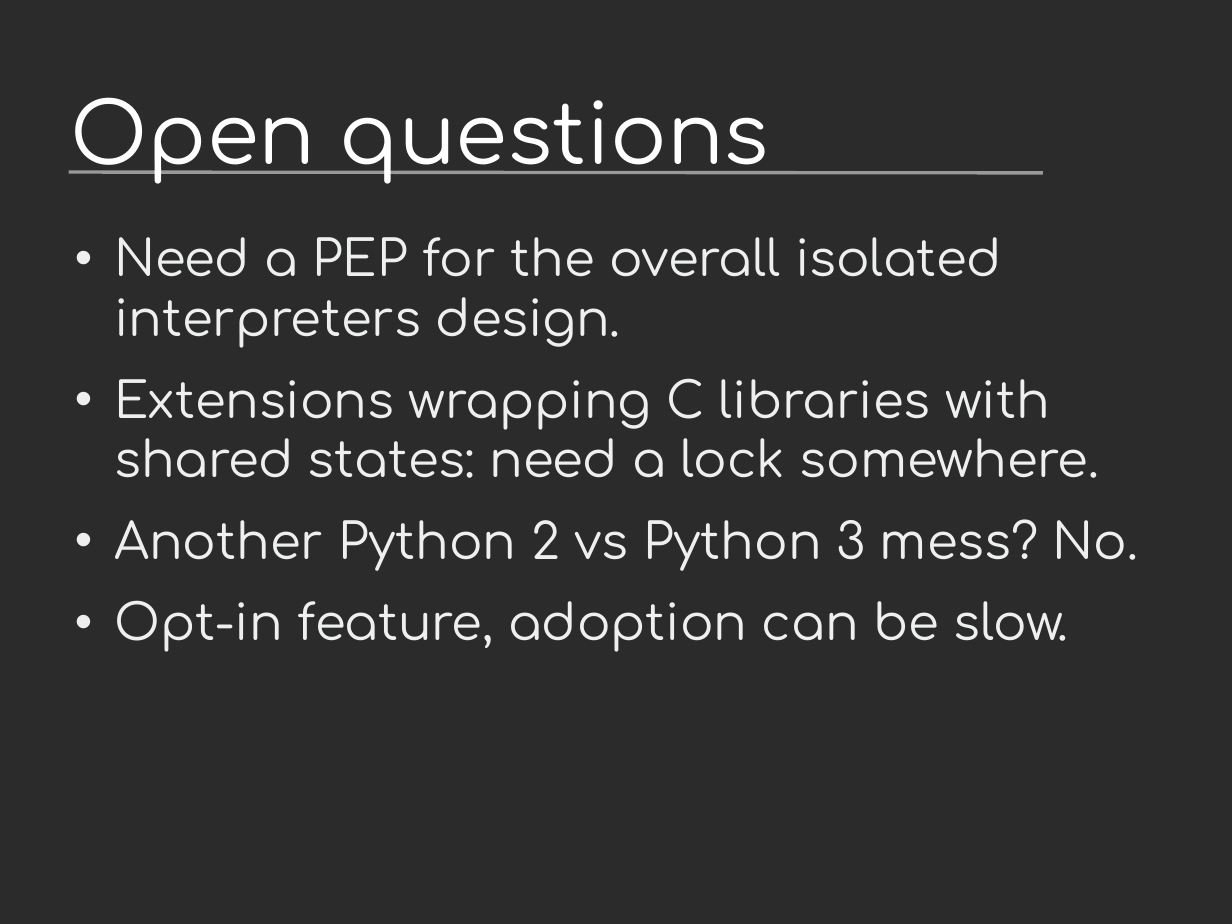
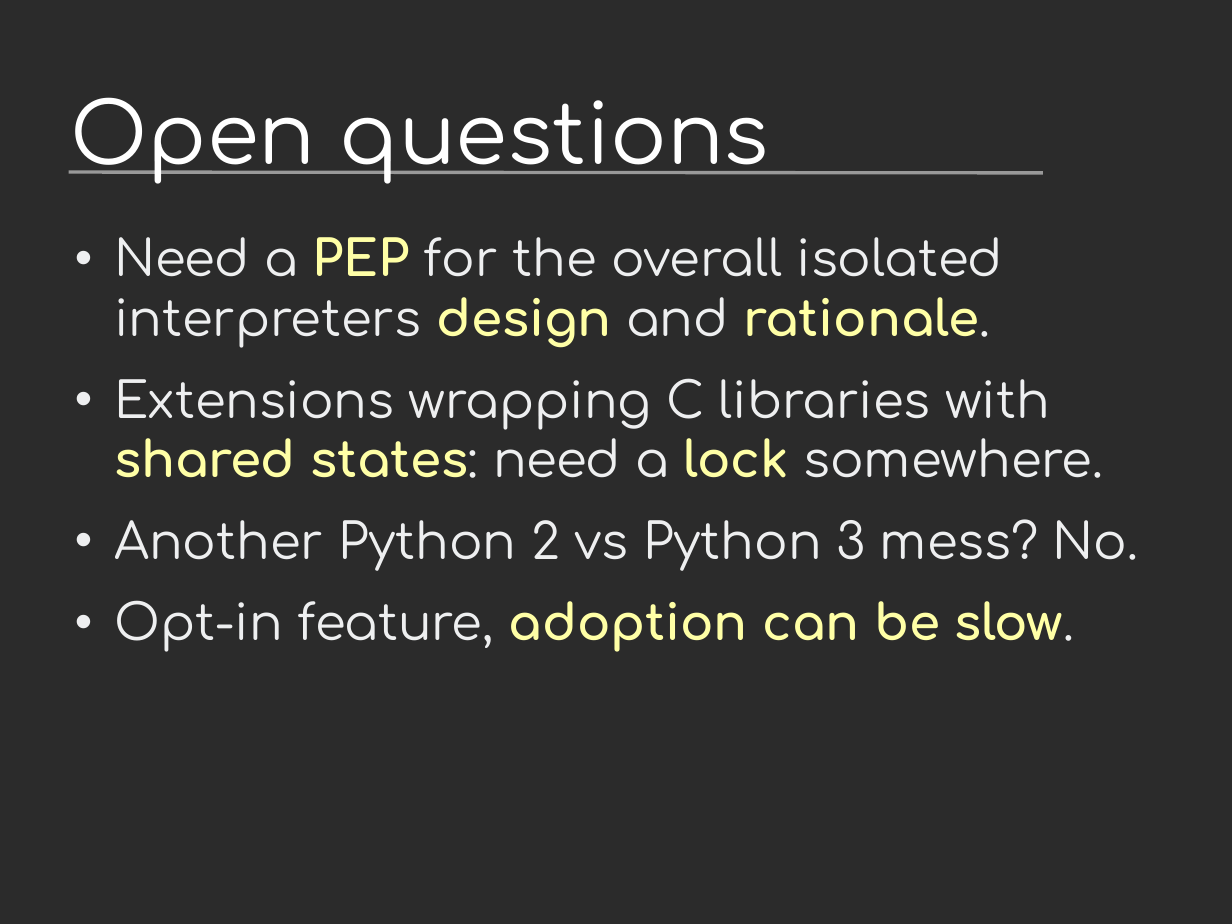
Before and after one commit to vstinner/talks, a slide deck: slide 46 of 2021-PyconUS/subinterpreters.odp (slide 47 before the commit). Drawn at 1232x924 pixels with LibreOffice and Linux fonts; fonts in the diff are those of the drawing; background and template pictures are left out; a plain dark background stands for a picture behind light text. Boxes give left, top, right and bottom in pixels: in the first picture for what was removed or moved away, otherwise in the second. Text is boxed around its words. In the diff, an @@ line names an element or a change of style, - is before the commit and + after.

```diff
--- a/2021-PyconUS/subinterpreters.odp
+++ b/2021-PyconUS/subinterpreters.odp
@@ text at bbox=[114, 237, 1003, 348]: text changed @@
-• Need a PEP for the overall isolated interpreters design.
+• Need a PEP for the overall isolated interpreters design and rationale.
@@ text at bbox=[114, 378, 1103, 652]: text colour #EEEFF0 to #FFFFA6, bold on in "shared states: lock", "adoption can be slow." @@
```
Also in this commit, not shown: 28 other slides changed, 3 slides added, 2 other files.
